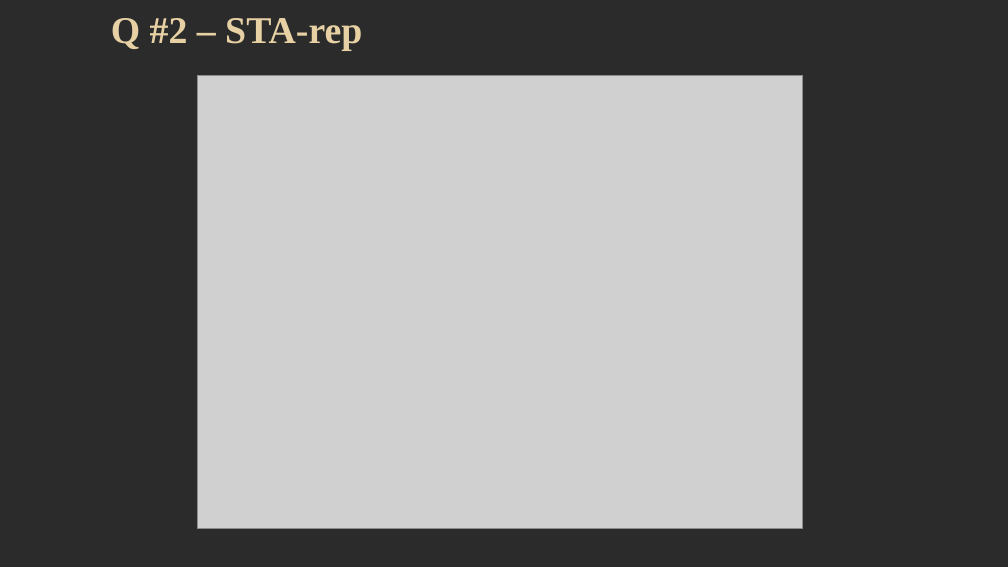
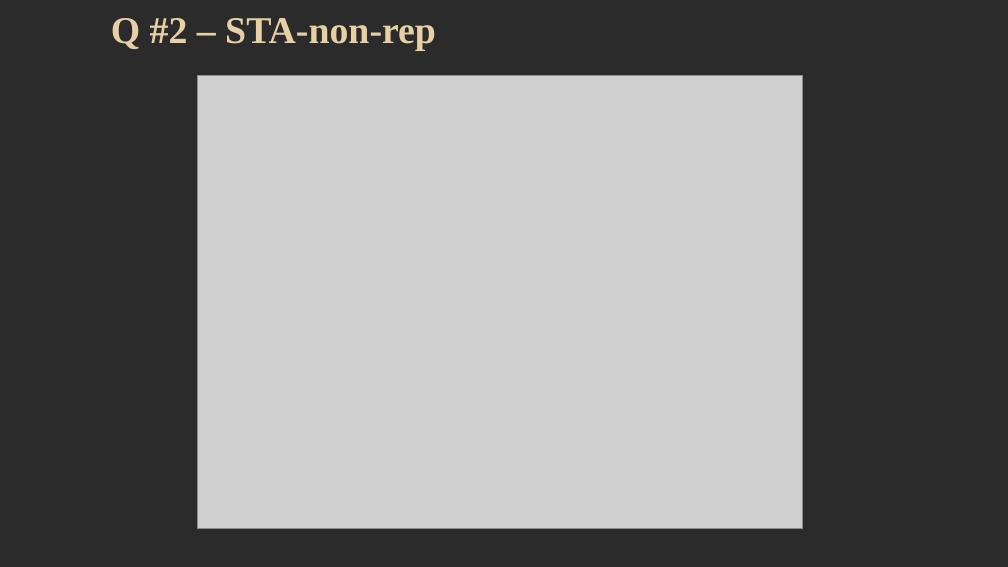
Before and after one commit to shaybensasson/Neuronal-Nets-Course-Assignments, a slide deck: slide 4 of 4/Pre_POC_V5/Assignment4.pptx. Drawn at 1008x567 pixels with LibreOffice and Linux fonts; fonts in the diff are those of the drawing; grey boxes stand for pictures; background and template pictures are left out; a plain dark background stands for a picture behind light text. Boxes give left, top, right and bottom in pixels: in the first picture for what was removed or moved away, otherwise in the second. Text is boxed around its words. In the diff, an @@ line names an element or a change of style, - is before the commit and + after.

```diff
--- a/4/Pre_POC_V5/Assignment4.pptx
+++ b/4/Pre_POC_V5/Assignment4.pptx
@@ title at [111,18,436,50]: text changed @@
-Q #2 – STA-rep
+Q #2 – STA-non-rep
```
Also in this commit, not shown: 4 other slides changed, 1 slide added, 7 slides removed, 32 other files.
